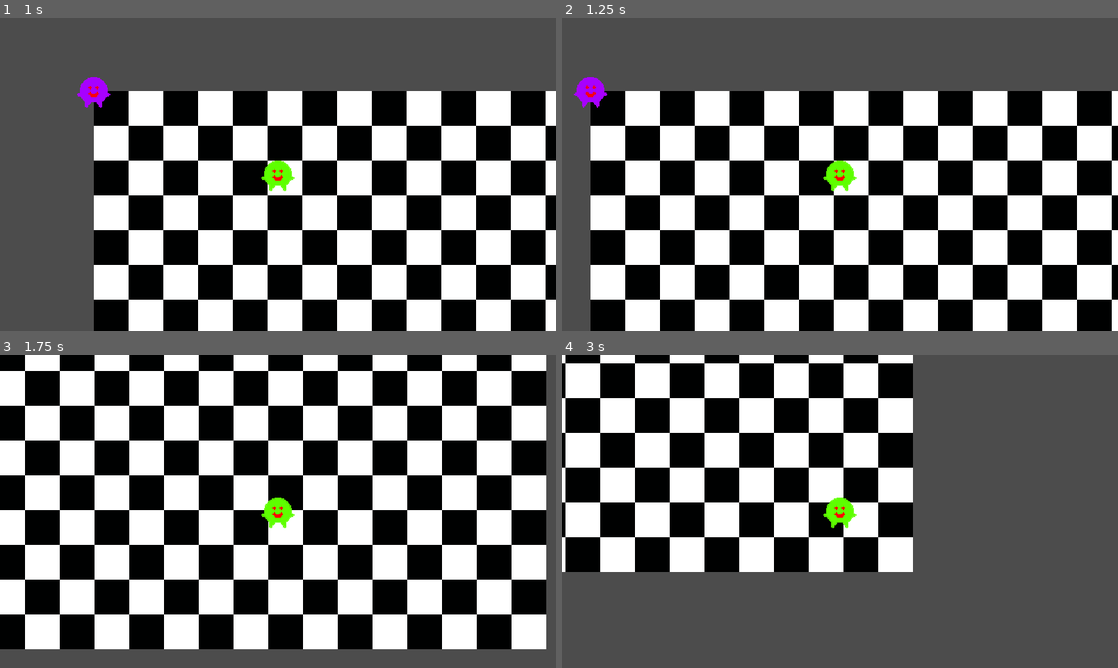
Above: before the commit, frames 1-4 (two rows, left to right).
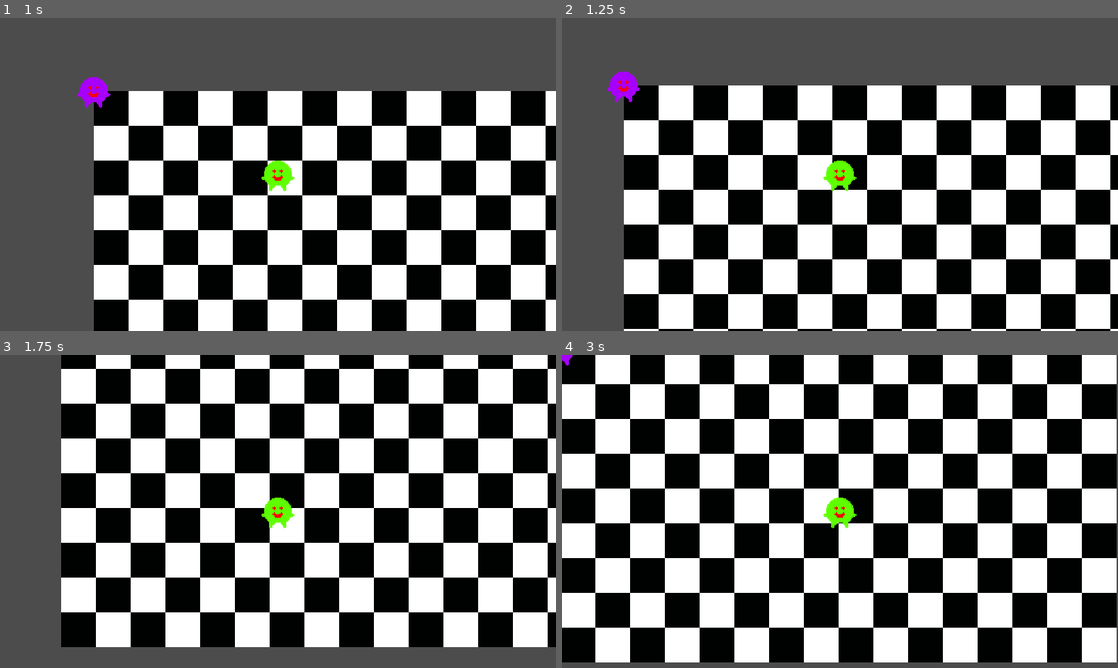
Above: after the commit, the same moments.

Repository: dazzlemon/bizzare
Game: Godot game, scene res://levels/Level.tscn
Same seed, same stepped clock (60 frames per second), same inputs: the game is played once before the commit and once after it.
Inputs (mouse positions are in pixels of both pictures, inside the frame that each line leads up to):
- Up to frame 1 (1 s): tap Enter at 0.5 s; move the mouse to (400, 158) at 0.52 s; hold Right (ui_right) from 0.53 s (still down); click (400, 158) at 0.6 s
- Up to frame 2 (1.25 s): keep holding Right (ui_right)
- Up to frame 3 (1.75 s): move the mouse to (166, 527) at 1.27 s; release Right (ui_right) at 1.28 s; hold Down (ui_down) from 1.28 s (still down); click (166, 527) at 1.35 s
- Up to frame 4 (3 s): move the mouse to (895, 442) at 2.02 s; release Down (ui_down) at 2.03 s; hold Right (ui_right) 2.03-2.78 s; click (895, 442) at 2.1 s; move the mouse to (812, 574) at 2.77 s; hold Up (ui_up) from 2.78 s (still down); click (812, 574) at 2.85 s

Frame 1 is identical in both runs. In frame 2, 62% of the frame differs, in the area x 2-100%, y 17-100%; in frame 3, 20%; in frame 4, 78%, in the area x 0-100%, y 0-99%.

Commit message:
fixed attack

Diff:
--- a/production/bizzare_proj/levels/Level.tscn
+++ b/production/bizzare_proj/levels/Level.tscn
@@ -18,5 +18,4 @@
 [node name="StaticBody2D" type="StaticBody2D" parent="."]
 
 [node name="CollisionPolygon2D" type="CollisionPolygon2D" parent="StaticBody2D"]
-visible = false
 polygon = PoolVector2Array( 40, 48, 40, 200, 208, 312, 264, 224, 376, 256, 344, 168, 272, 96, 264, 48, 144, 32, 168, 16, 312, 32, 352, 96, 408, 304, 168, 344, -8, 240 )
--- a/production/bizzare_proj/player/player.gd
+++ b/production/bizzare_proj/player/player.gd
@@ -3,11 +3,19 @@
 const ACCEL = 2000
 const MAX_SPEED = 300
 const DECEL = 2000
+const ATTACK_TIME_SEC = 0.25
+const ATTACK_INTERVAL = 0.15
 
 var velocity
+var attack_active
+var attack_active_timeleft_sec
+var attack_wait_for_next_sec
 
 func _ready():
 	velocity = Vector2.ZERO
+	attack_active = false
+	attack_wait_for_next_sec = 0
+	get_node("HitboxPivot/swordhitbox/CollisionShape2D").disabled = true
 
 func accelerate(delta, input_vector):
 	return velocity.move_toward(input_vector * MAX_SPEED, ACCEL * delta)
@@ -16,16 +24,30 @@
 	return velocity.move_toward(Vector2.ZERO, DECEL * delta)
 
 func get_input_vector():
-
 	var input_vector = Vector2.ZERO
 	input_vector.x = Input.get_action_strength("ui_right") - Input.get_action_strength("ui_left")
 	input_vector.y = Input.get_action_strength("ui_down") - Input.get_action_strength("ui_up")
 	return input_vector.normalized()
 
+func try_attack():
+	get_node("HitboxPivot/swordhitbox/CollisionShape2D").disabled = not attack_active
+
 func _physics_process(delta):
 	var input_vector = get_input_vector()
 	velocity = decelerate(delta) if input_vector == Vector2.ZERO else accelerate(delta, input_vector)
 	velocity = move_and_slide(velocity)
-	if Input.is_action_just_pressed("attack"):
-		print("-5hp")
-		get_node("CollisionShape2D").disabled= true
+
+func _process(delta):
+	if attack_wait_for_next_sec > 0:
+		attack_wait_for_next_sec -= delta
+	if Input.is_action_just_pressed("attack") and attack_wait_for_next_sec <= 0:
+		#print("-5hp")
+		attack_active = true
+		attack_active_timeleft_sec = ATTACK_TIME_SEC
+		attack_wait_for_next_sec = ATTACK_INTERVAL + ATTACK_TIME_SEC
+	elif attack_active:
+		if attack_active_timeleft_sec > 0:
+			attack_active_timeleft_sec -= delta
+		if attack_active_timeleft_sec <= 0:
+			attack_active = false
+		try_attack()
--- a/production/bizzare_proj/player/player.tscn
+++ b/production/bizzare_proj/player/player.tscn
@@ -17,7 +17,6 @@
 script = ExtResource( 1 )
 
 [node name="CollisionShape2D" type="CollisionShape2D" parent="."]
-visible = false
 shape = SubResource( 1 )
 
 [node name="character_sprite_40x40" type="Sprite" parent="."]
